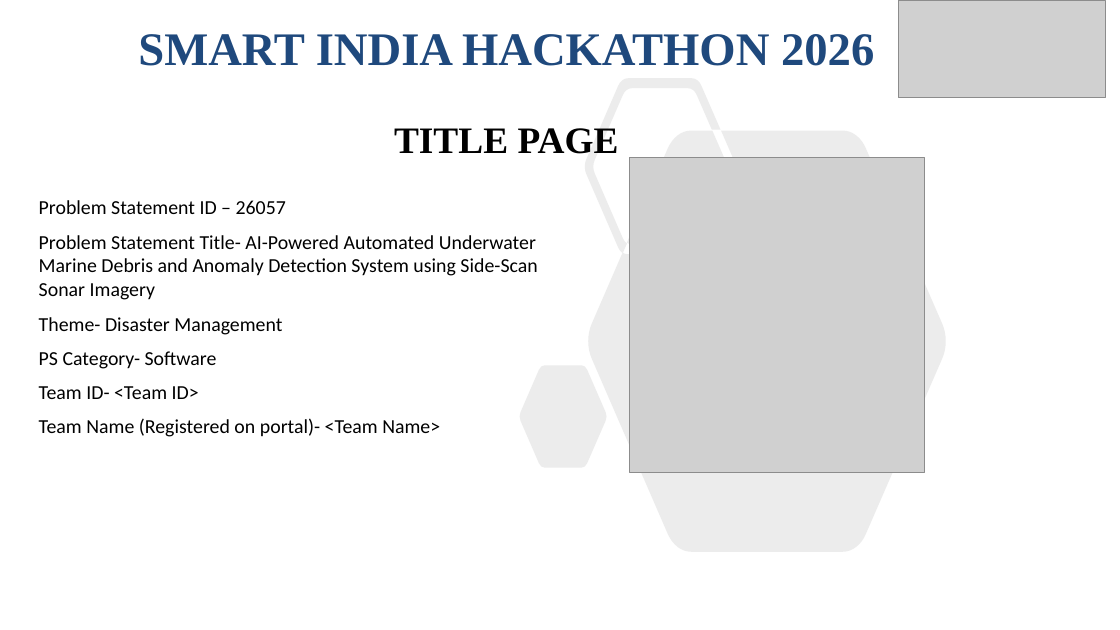
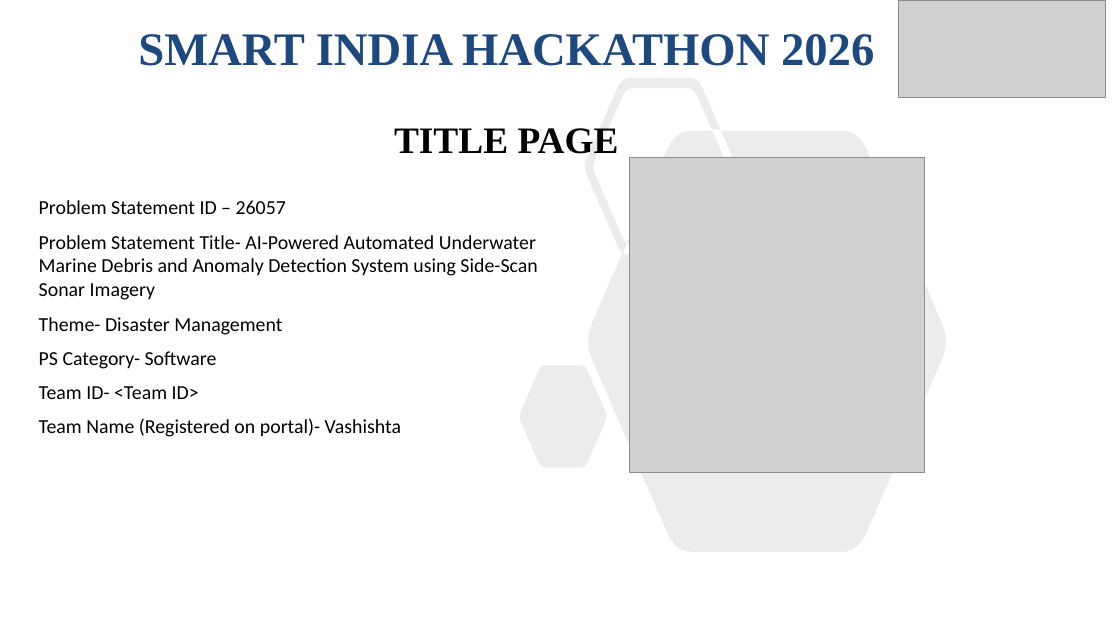
Before and after one commit to Kalyan14s/sonarsentinel, a slide deck: slide 1 of docs/hackathon/idea-deck/SonarSentinel_SIH2026_Idea_DRAFT.pptx. Drawn at 1120x630 pixels with LibreOffice and Linux fonts; fonts in the diff are those of the drawing; grey boxes stand for pictures. Boxes give left, top, right and bottom in pixels: in the first picture for what was removed or moved away, otherwise in the second. Text is boxed around its words. In the diff, an @@ line names an element or a change of style, - is before the commit and + after.

Commit message:
chore: datasets in DVC, backlog issues, branch protection, deck team name
Adds DVC pointers and provenance for the mine-detection SSS dataset and SeabedObjects-KLSG (local remote, analytics off) and fixes .gitignore so DVC can find pointer files. Records CI verification of the conda environment on Ubuntu and Windows, branch protection on main, the 91 backlog issues, the AI4Shipwrecks licence (CC BY 4.0), S3Simulator local-only use, outreach status and the team name on the idea deck. Updates TODO Phase 1 (25 of 28) and CHANGELOG.

```diff
--- a/docs/hackathon/idea-deck/SonarSentinel_SIH2026_Idea_DRAFT.pptx
+++ b/docs/hackathon/idea-deck/SonarSentinel_SIH2026_Idea_DRAFT.pptx
@@ text at box(39, 418, 401, 437): text changed @@
-Team Name (Registered on portal)- <Team Name>
+Team Name (Registered on portal)- Vashishta
```
Also in this commit, not shown: 5 other slides changed, 12 other files.
